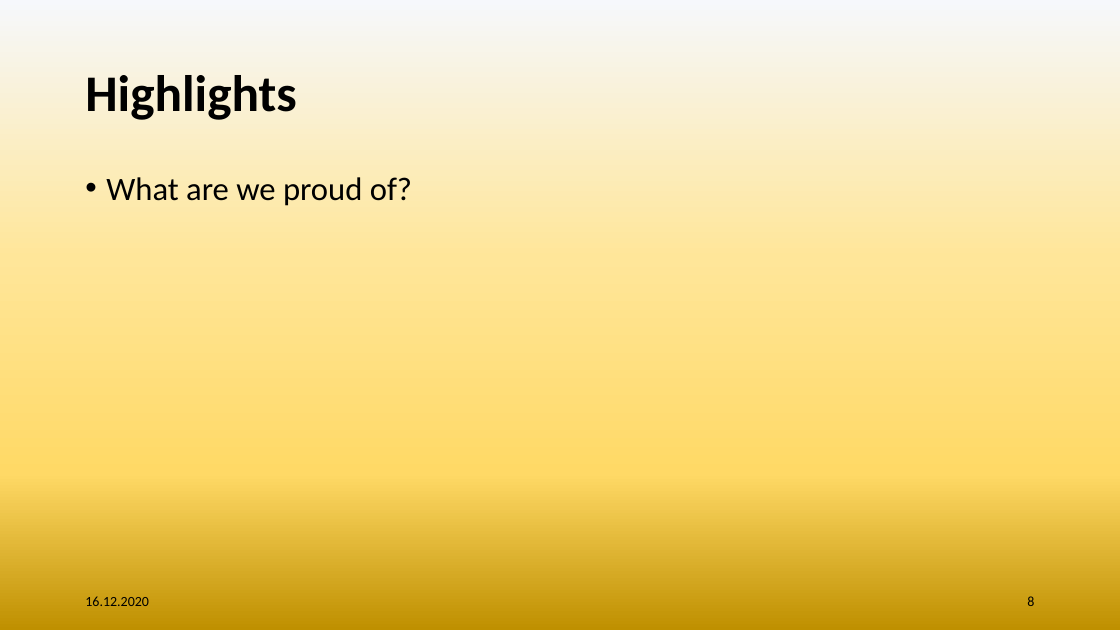
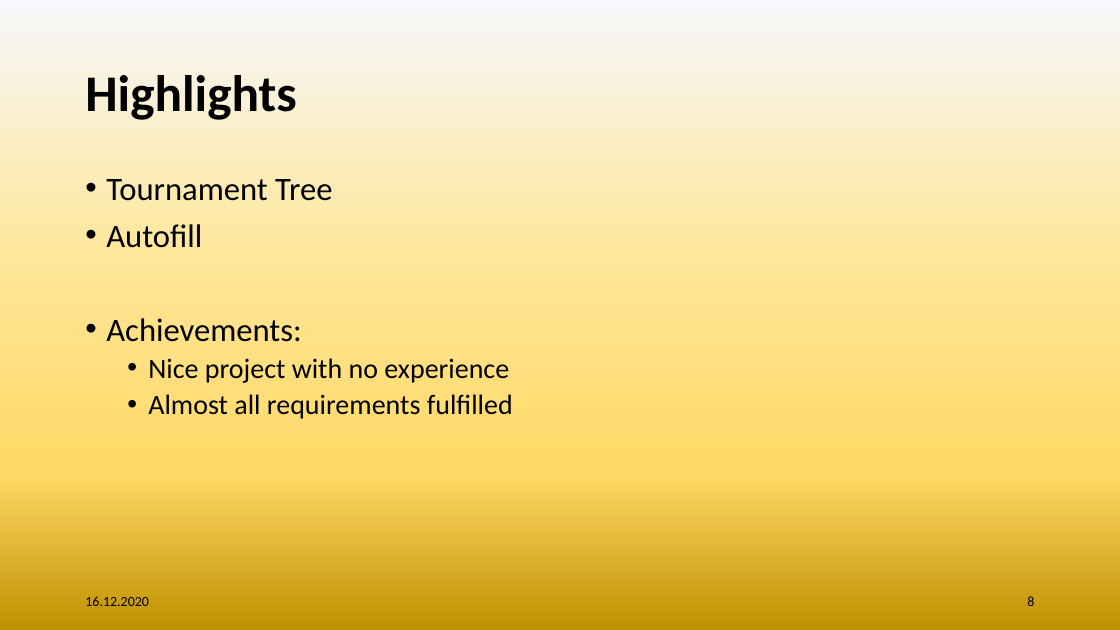
Before and after one commit to BuecAle/TournamentGenerator_ISD, a slide deck: slide 8 of notes/Tournament Generator Presentation.pptx. Drawn at 1120x630 pixels with LibreOffice and Linux fonts; fonts in the diff are those of the drawing; background and template pictures are left out. Boxes give left, top, right and bottom in pixels: in the first picture for what was removed or moved away, otherwise in the second. Text is boxed around its words. In the diff, an @@ line names an element or a change of style, - is before the commit and + after.

Commit message:
Added Highlights, VersionControll in PPT

```diff
--- a/notes/Tournament Generator Presentation.pptx
+++ b/notes/Tournament Generator Presentation.pptx
@@ text at (106, 179, 513, 419): text changed; size 28 to 24 pt @@
-• What are we proud of?
+• Tournament Tree
+• Autofill
+• Achievements:
+  • Nice project with no experience
+  • Almost all requirements fulfilled
```
Also in this commit, not shown: 1 other slide changed, 1 other file.
